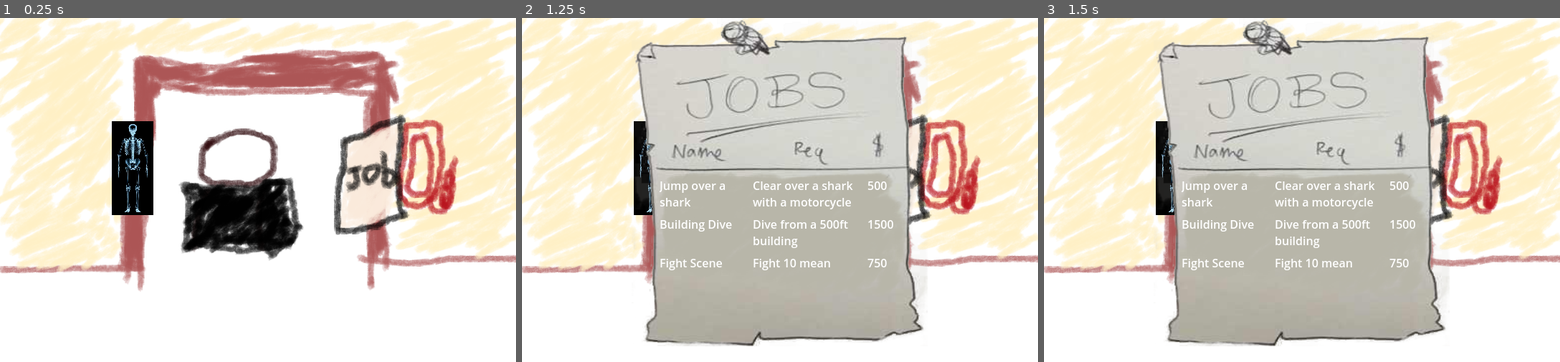
Above: before the commit, frames 1-3 (left to right).
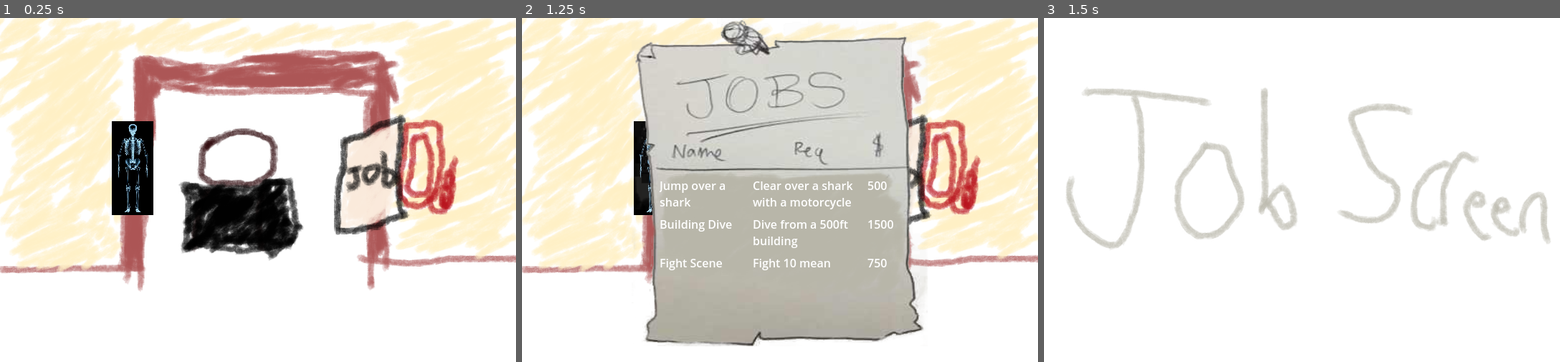
Above: after the commit, the same moments.

Repository: davis-trem/Stunt-Game
Game: Godot game, scene res://bedroom.tscn
Two runs of this game, one before a commit and one after it. Both use one fixed random seed, a clock stepped at 60 frames per second and the inputs below.
Inputs (mouse positions are in pixels of both pictures, inside the frame that each line leads up to):
- Up to frame 1 (0.25 s): no input
- Up to frame 2 (1.25 s): tap Enter at 0.5 s; move the mouse to (893, 179) at 0.52 s; click (893, 179) at 0.67 s
- Up to frame 3 (1.5 s): tap Space at 1.25 s; move the mouse to (1302, 193) at 1.27 s; click (1302, 193) at 1.42 s

Frames 1-2 are identical in both runs. In frame 3, 73% of the frame differs, in the area x 0-100%, y 0-96%.

Commit message:
reorganize scripts, add transistion for selecting job

Diff:
--- /dev/null
+++ b/Job.tscn
@@ -0,0 +1,12 @@
+[gd_scene load_steps=3 format=3 uid="uid://c7yyhgci03vo0"]
+
+[ext_resource type="Script" path="res://scripts/Job.gd" id="1_30vvc"]
+[ext_resource type="Texture2D" uid="uid://dl4bvv47jtlqo" path="res://backgrounds/jobscreen.png" id="1_65ne7"]
+
+[node name="Job" type="Node2D"]
+script = ExtResource("1_30vvc")
+
+[node name="TextureRect" type="TextureRect" parent="."]
+offset_right = 40.0
+offset_bottom = 40.0
+texture = ExtResource("1_65ne7")
--- a/bedroom.tscn
+++ b/bedroom.tscn
@@ -2,10 +2,10 @@
 
 [ext_resource type="Texture2D" uid="uid://cx0bse1msnw7i" path="res://backgrounds/bedroom.png" id="1_k0rhj"]
 [ext_resource type="Texture2D" uid="uid://bnvbncn50e7bu" path="res://items/skeleton.png" id="2_gtmk3"]
-[ext_resource type="Script" path="res://JobBoard.gd" id="3_ccm43"]
+[ext_resource type="Script" path="res://scripts/JobBoard.gd" id="3_ccm43"]
 [ext_resource type="Texture2D" uid="uid://cy2yqy6m3r4en" path="res://items/JobList.png" id="3_cyar6"]
-[ext_resource type="Script" path="res://JobCollision.gd" id="3_yskno"]
-[ext_resource type="Script" path="res://JobList.gd" id="4_6es82"]
+[ext_resource type="Script" path="res://scripts/JobCollision.gd" id="3_yskno"]
+[ext_resource type="Script" path="res://scripts/JobList.gd" id="4_6es82"]
 
 [sub_resource type="RectangleShape2D" id="RectangleShape2D_y453k"]
 size = Vector2(61, 131)
--- a/job_posting.tscn
+++ b/job_posting.tscn
@@ -1,6 +1,6 @@
 [gd_scene load_steps=2 format=3 uid="uid://r4ofai6pdto5"]
 
-[ext_resource type="Script" path="res://job_posting.gd" id="1_fgtyq"]
+[ext_resource type="Script" path="res://scripts/job_posting.gd" id="1_fgtyq"]
 
 [node name="JobPosting" type="GridContainer"]
 custom_minimum_size = Vector2(0, 50)
--- /dev/null
+++ b/scripts/Job.gd
@@ -0,0 +1,19 @@
+extends Node2D
+
+var job_id
+
+
+
+# Called when the node enters the scene tree for the first time.
+func _ready():
+	generate_job(job_id)
+
+
+# Called every frame. 'delta' is the elapsed time since the previous frame.
+func _process(delta):
+	pass
+
+func generate_job(job_id):
+	#Add in function that searches for background and job settings based on ID
+	print(job_id)
+	pass
--- a/JobList.gd
+++ b/scripts/JobList.gd
@@ -30,6 +30,7 @@
 		instance.get_node("JobRequest").text = job["job_requirements"]
 		instance.get_node("JobPayout").text = str(job["job_payout"])
 		instance.name = "jobposting_" + str(job["id"])
+		instance.job_id = job["id"]
 		add_child(instance)
 
 
--- a/job_posting.gd
+++ b/scripts/job_posting.gd
@@ -1,5 +1,6 @@
 extends GridContainer
 
+var job_id
 
 # Called when the node enters the scene tree for the first time.
 func _ready():
@@ -13,4 +14,7 @@
 
 func _gui_input(event):
 	if  event is InputEventMouseButton and event.pressed and event.button_index == MOUSE_BUTTON_LEFT:
-		print(self.name)
+		var scene = preload("res://Job.tscn").instantiate()
+		scene.job_id = job_id
+		get_tree().root.add_child(scene)
+		get_node("/root/Bedroom").free()
Binary file added: backgrounds/jobscreen.png
Not shown, added: backgrounds/jobscreen.png.import
Renamed: JobBoard.gd -> scripts/JobBoard.gd
Renamed: JobCollision.gd -> scripts/JobCollision.gd
